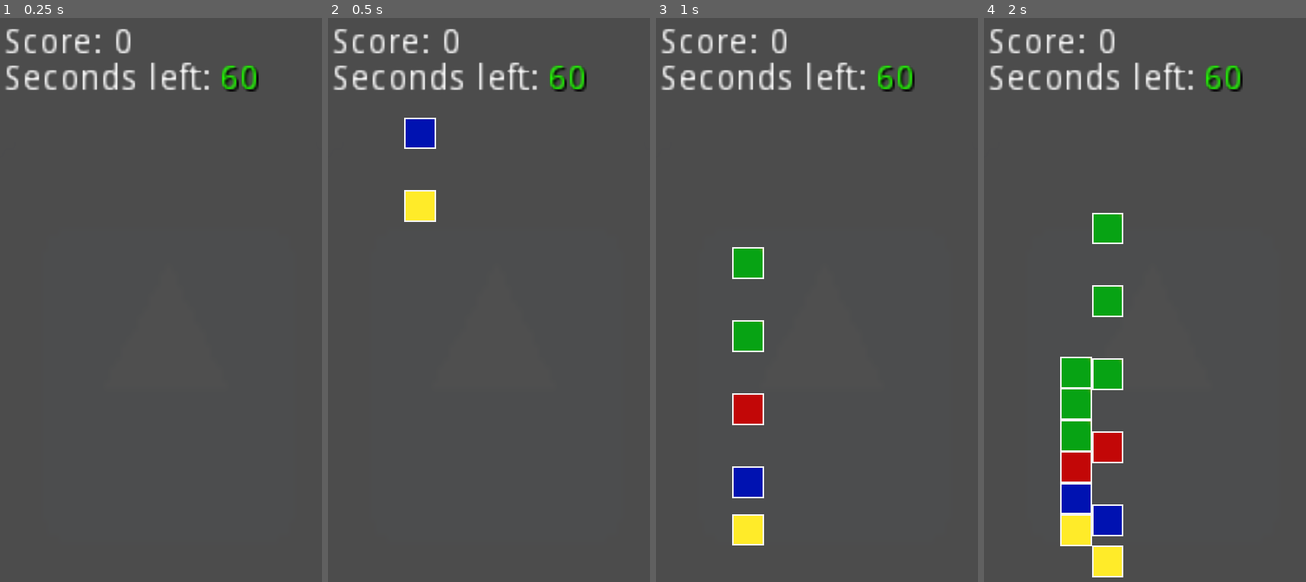
Above: before the commit, frames 1-4 (left to right).
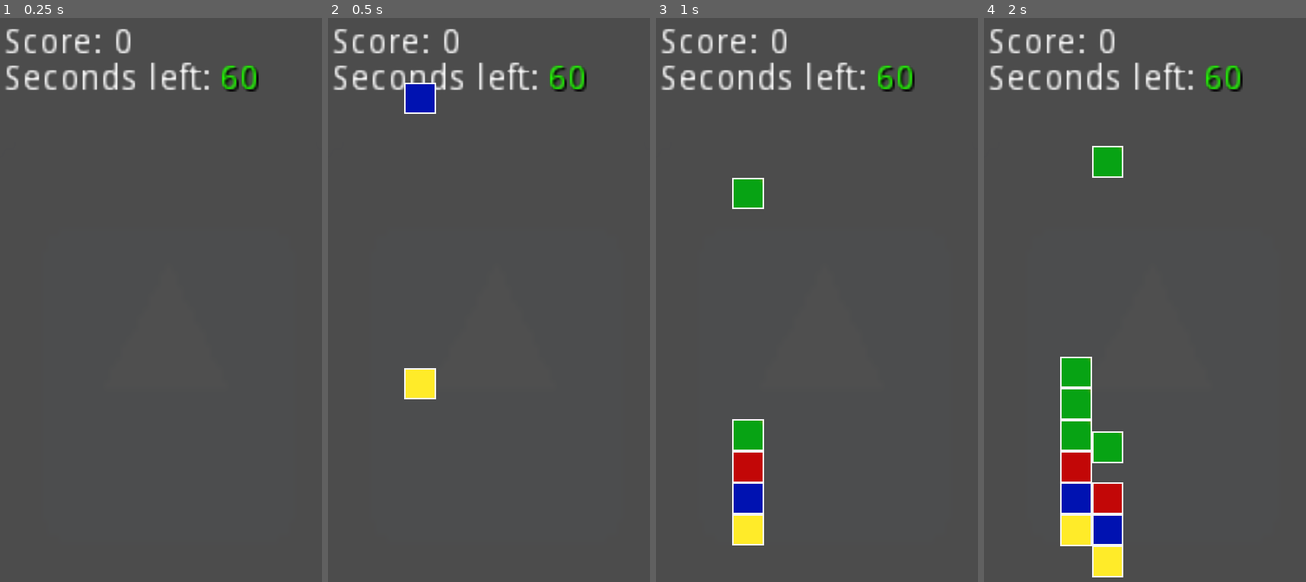
Above: after the commit, the same moments.

Repository: Floy-rep/FuckTheUSA
Game: Godot game, scene res://Scenes/Test_level.tscn
Two runs of this game, one before a commit and one after it. Both use one fixed random seed, a clock stepped at 60 frames per second and the inputs below. The engine's default icon, where the game draws it, is replaced by a stand-in: a white triangle on a blue panel in a dark square.
Inputs:
- Up to frame 1 (0.25 s): no input
- Up to frame 2 (0.5 s): no input
- Up to frame 3 (1 s): no input
- Up to frame 4 (2 s): no input

Frame 1 is identical in both runs. In frame 2, 2.2% of the frame differs, in the area x 23-34%, y 11-68%; in frame 3, 3.5%, in the area x 23-34%, y 28-88%; in frame 4, 3.4%.

Commit message:
Optimization & bonuses

Diff:
--- a/Scenes/Block.gd
+++ b/Scenes/Block.gd
@@ -3,11 +3,13 @@
 ### VARIABLES ###
 
 var color = ""
+var bonus = ""
+
 var nulled = false
 var selected = false
 var posit = Vector2()
 var velocity = Vector2()
-var speed_falling = 1100
+var speed_falling = 3000
 const Floor = Vector2(0, -1)
 
 ### FALLING BLOCKS ###
@@ -25,6 +27,7 @@
 	print(posit)
 	if nulled == false:
 		if Global.can_play and Global.playing_by_timer == false:
+#		if Global.can_play and Global.playing_by_timer == false:
 			if len(Global.last_activated_pos) > 0:
 
 				### FIX MUTLI-TOUCH ###
@@ -40,7 +43,12 @@
 
 						if len(Global.selected_blocks) > 1:
 							if Global.selected_blocks[-2] == $".":
-								Global.selected_blocks[-1].get_node("Sprite").normal = load("res://Textures/Blocks/"+color+".png")
+								print(bonus)
+								if Global.selected_blocks[-1].bonus == "":
+									Global.selected_blocks[-1].get_node("Sprite").normal = load("res://Textures/Blocks/"+color+".png")
+								else:
+									Global.selected_blocks[-1].get_node("Sprite").normal = load("res://Textures/Blocks/"+Global.selected_blocks[-1].color + "_"+ Global.selected_blocks[-1].bonus + ".png")
+
 								Global.selected_blocks[-1].selected = false
 								Global.selected_blocks.remove(len(Global.selected_blocks)-1)
 
--- a/Scenes/Test_level.gd
+++ b/Scenes/Test_level.gd
@@ -4,8 +4,12 @@
 
 var spawn_matrix = [[1,0,0,0,0,0,0],[0,0,0,0,0,0],[1,1,0,0,0,0,0,0],[1,1,0,0,0,0,0,0], [0,0,0,0,0,0], [1,0,0,0,0,0,0]]
 #var spawn_matrix = [[1,0,0],[0,0,0],[1,0,0]]
+#var spawn_matrix = [[1,0,0,0,0], [1,0,0,0,0], [0,0,0,0,0]]
 var matrix_ready = []
 var launch = false
+
+var Score = 0
+
 
 func _ready():
 	_spawn_matrix(spawn_matrix)
@@ -19,7 +23,7 @@
 ### CLEARING DE MATRIX FROM NULL OBJECTS ###
 
 func _clear_matrix(matrix):
-	print(matrix)
+#	print(matrix)
 	for i in range(len(matrix)):
 		matrix_ready.append([])
 		for j in range(len(matrix[i])):
@@ -29,6 +33,7 @@
 ### GENERATING NEW BLOCKS ###
 
 func _spawn_matrix(matrix):
+#	print(Global.selected_color)
 	for i in range(len(matrix)):
 		for j in range(len(matrix[i])):
 			if typeof(matrix[i][j]) == 2:
@@ -53,18 +58,34 @@
 						block.color = "green"
 						block.get_node("Sprite").normal = load("res://Textures/Blocks/green.png")
 
-					### SET DE POSITION ###
-
+				elif matrix[i][j] == 1:
+					block.nulled = true
+					block.visible = false
+
+				elif matrix[i][j] == 3:
+					block.color = Global.selected_color
+					block.get_node("Sprite").normal = load("res://Textures/Blocks/" + Global.selected_color + "_hor.png")
+					block.bonus = "hor"
+
+				elif matrix[i][j] == 4:
+					block.color = Global.selected_color
+					block.get_node("Sprite").normal = load("res://Textures/Blocks/" + Global.selected_color + "_ver.png")
+					block.bonus = "ver"
+
+				elif matrix[i][j] == 5:
+					block.color = Global.selected_color
+					block.get_node("Sprite").normal = load("res://Textures/Blocks/" + Global.selected_color + "_bomb.png")
+					block.bonus = "bomb"
+
+				### SET DE POSITION OF BLOCK ###
+
+				if matrix[i][j] != 1:
 					if launch == false:
 						block.posit = Vector2(i,j)
 					else:
 						block.posit = Vector2(i, j + spawn_matrix[i].count(1))
 					matrix[i][j] = block
 
-				elif matrix[i][j] == 1:
-					block.nulled = true
-					block.visible = false
-
 				### SPAWN BLOCK ###
 
 				block.position = Vector2(125 + i *50, j * 50)
@@ -83,6 +104,38 @@
 	if launch:
 		Global.can_play = true
 
+
+func _deleting_blocks(i,j,h):
+	if i.bonus == "":
+		get_child(i.get_index()).queue_free()
+		matrix_ready[j][h] = 0
+		Score += 1
+	else:
+
+		if i.bonus == "hor":
+			i.bonus = ""
+			for g in range (len(matrix_ready)):
+				for f in range(len(matrix_ready[g])):
+					if typeof(matrix_ready[g][f]) != 2:
+						if matrix_ready[g][f].posit.y == i.posit.y:
+							_deleting_blocks(matrix_ready[g][f], g, f)
+
+		elif i.bonus == "ver":
+			i.bonus = ""
+			for g in range(len(matrix_ready[i.posit.x])):
+				if typeof(matrix_ready[i.posit.x][g]) != 2:
+					_deleting_blocks(matrix_ready[i.posit.x][g], i.posit.x, g)
+
+		elif i.bonus == "bomb":
+			i.bonus = ""
+			for g in range(-1, 2, 1):
+				for f in range(-1, 2, 1):
+					if g + i.posit.x >= 0 and g + i.posit.x < len(matrix_ready):
+						var minus_y = spawn_matrix[g + i.posit.x].count(1)
+						if f + i.posit.y - minus_y >= 0  and f + i.posit.y - minus_y < len (matrix_ready[g+i.posit.x]):
+							if typeof(matrix_ready[g + i.posit.x][f + i.posit.y - minus_y]) != 2:
+								_deleting_blocks(matrix_ready[g + i.posit.x][f + i.posit.y - minus_y], g + i.posit.x, f + i.posit.y - minus_y)
+
 ### CHECKING PROCESSING OF DE GAME ###
 
 func _on_activated_session_released():
@@ -93,27 +146,57 @@
 
 		for i in range(len(matrix_ready)):
 			for j in range(len(matrix_ready[i])):
-				matrix_ready[i][j].get_node("Sprite").normal = load("res://Textures/Blocks/"+matrix_ready[i][j].color+".png")
+				if matrix_ready[i][j].bonus == "":
+					matrix_ready[i][j].get_node("Sprite").normal = load("res://Textures/Blocks/"+matrix_ready[i][j].color+".png")
+				else:
+					matrix_ready[i][j].get_node("Sprite").normal = load("res://Textures/Blocks/"+matrix_ready[i][j].color + "_" + matrix_ready[i][j].bonus + ".png")
 				matrix_ready[i][j].selected = false
 
 		### DELETING CHOOSED BLOCKS ###
 
 		if len(Global.selected_blocks) >= 3 :
+
+			Score = 0
 			for j in range (len(matrix_ready)):
 				for h in range(len(matrix_ready[j])):
 					for i in Global.selected_blocks:
 						if str(matrix_ready[j][h]) == str(i):
-							matrix_ready[j][h] = 0
-							get_child(i.get_index()).queue_free()
-							break
+
+							_deleting_blocks(i,j,h)
+#							break
+
+			var pos = Global.selected_blocks[-1].posit
+			pos.y -= spawn_matrix[pos.x].count(1)
+			var bonus = randi()%2+1
+			if len(Global.selected_blocks) >= 5 and len(Global.selected_blocks) < 8:
+
+					### HORIZONTAL BONUS ###
+
+				if bonus == 1:
+					matrix_ready[pos.x][pos.y] = 3
+
+					### VERTICAL BONUS ###
+
+				elif bonus == 2:
+					matrix_ready[pos.x][pos.y] = 4
+
+			if len(Global.selected_blocks) >= 8 and len(Global.selected_blocks) < 17:
+				matrix_ready[pos.x][pos.y] = 5
+
+#			print(matrix_ready)
+#			print(Score)
 
 			### ADAPTING MATRIX ###
 
+			var buffer
 			for i in range(len(matrix_ready)):
 				for j in range(len(matrix_ready[i])):
-					if typeof(matrix_ready[i][j]) == 2:
-						matrix_ready[i].push_back(matrix_ready[i][j])
-						matrix_ready[i].remove(matrix_ready[i].find(matrix_ready[i][j]))
+					for h in range(len(matrix_ready[i])-j-1):
+						if typeof(matrix_ready[i][h]) < typeof(matrix_ready[i][h+1]) :
+							buffer = matrix_ready[i][h]
+							matrix_ready[i][h] = matrix_ready[i][h+1]
+							matrix_ready[i][h+1] = buffer
+#			print(matrix_ready)
 
 			### SET DE NEW POSITION OF OLD BLOCKS ###
 
@@ -122,9 +205,9 @@
 					if typeof(matrix_ready[i][j]) != 2:
 						matrix_ready[i][j].posit = Vector2(i,j + spawn_matrix[i].count(1))
 
-			$Score.text = "Score: " + str(int($Score.text.lstrip(7)) + len(Global.selected_blocks))
-
-		### CALL FUCNTION TO SPAWN NEW BLOCKS ###
+			$Score.text = "Score: " + str(int($Score.text.lstrip(7)) + Score)
+
+		### CALL FUNCTION TO SPAWN NEW BLOCKS ###
 
 		if len(Global.selected_blocks) >= 3:
 			Global.selected_blocks = []
@@ -158,6 +241,13 @@
 		$Seconds/Numbers.text = "61"
 		$Seconds/Numbers.modulate = ColorN("green")
 		Global.selected_blocks = []
+
+		for i in range(len(matrix_ready)):
+			for j in range(len(matrix_ready[i])):
+				if typeof(matrix_ready[i][j]) != 2:
+					matrix_ready[i][j].get_node("Sprite").normal = load("res://Textures/Blocks/"+matrix_ready[i][j].color+".png")
+					matrix_ready[i][j].bonus = ""
+
 		Global.can_play = false
 
 	$Seconds/Numbers.text = str(int($Seconds/Numbers.text) - 1)
--- a/Scenes/Test_level.tscn
+++ b/Scenes/Test_level.tscn
@@ -18,7 +18,7 @@
 shape = SubResource( 1 )
 
 [node name="Wait" type="Timer" parent="."]
-wait_time = 0.14
+wait_time = 0.16
 
 [node name="activated_session" type="TouchScreenButton" parent="."]
 modulate = Color( 1, 1, 1, 0.0156863 )
Not shown, changed: .mono/metadata/ide_messaging_meta.txt
Binary file removed: Textures/Blocks/1.png
Not shown, removed: Textures/Blocks/1.png.import
Binary file added: Textures/Blocks/blue_bomb.png
Not shown, added: Textures/Blocks/blue_bomb.png.import
Binary file added: Textures/Blocks/blue_hor.png
Not shown, added: Textures/Blocks/blue_hor.png.import
Binary file removed: Textures/Blocks/blue_sel.png
Not shown, removed: Textures/Blocks/blue_sel.png.import
Binary file added: Textures/Blocks/blue_ver.png
Not shown, added: Textures/Blocks/blue_ver.png.import
Binary file added: Textures/Blocks/green_bomb.png
(and 25 more such lines)
